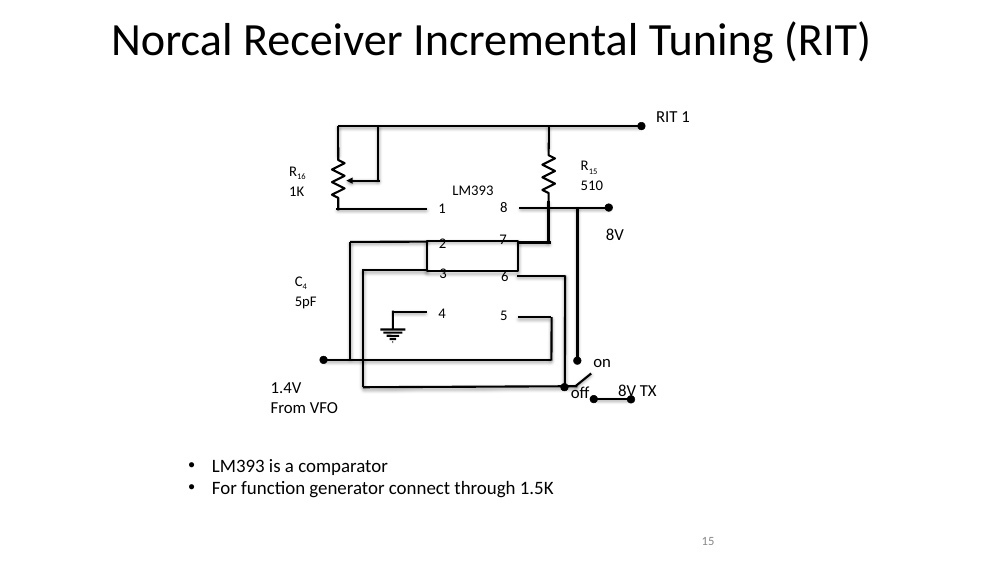
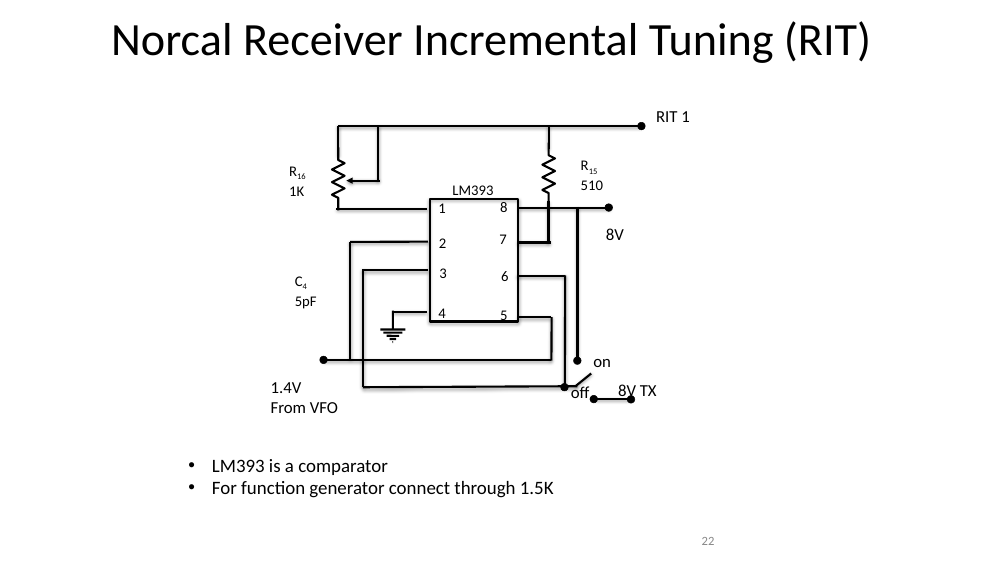
Before and after one commit to jlmucb/class_notes, a slide deck: slide 22 of science/EoRNotes.pptx (slide 15 before the commit). Drawn at 1008x567 pixels with LibreOffice and Linux fonts; fonts in the diff are those of the drawing. Boxes give left, top, right and bottom in pixels: in the first picture for what was removed or moved away, otherwise in the second. Text is boxed around its words. In the diff, an @@ line names an element or a change of style, - is before the commit and + after.

```diff
--- a/science/EoRNotes.pptx
+++ b/science/EoRNotes.pptx
@@ rectangle: place and size @@
-rectangle at [427, 240, 519, 271]
+rectangle at [430, 199, 518, 321]
@@ page number at [702, 537, 715, 545]: text changed @@
-15
+22
```
Also in this commit, not shown: 12 other slides changed, 7 slides added, 1 other file.
